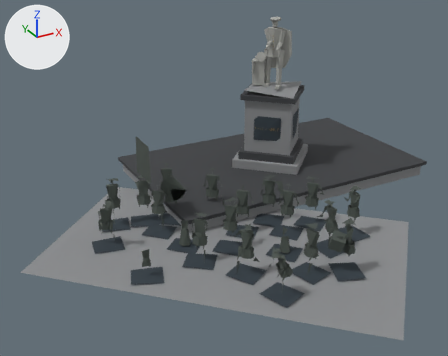
An edit to the glTF model public/canal-drive/models/rembrandtmonument.lod1.glb, drawn before and after from the same camera.
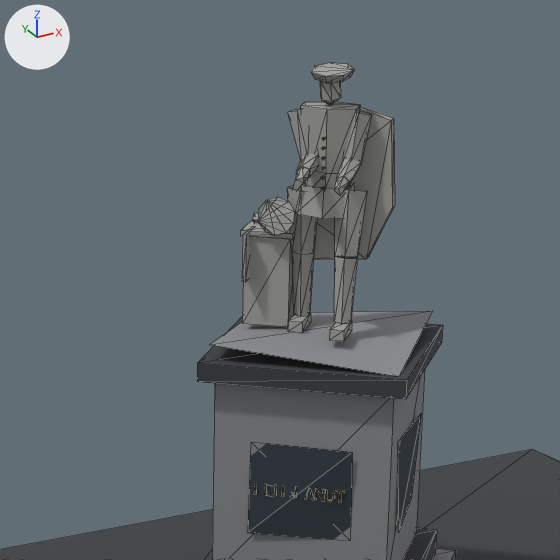
The first picture shows the older version from a 50 mm camera at (-13.7, -20.7, 10.6) aimed at (-4.3, -3.7, 2.1). The close-ups show the older and then the newer version on the part from 42% to 75% of the width and 0% to 41% of the height of that picture. Only the edits that show in the close-ups are written down. Every picture has the same lights, and +X, +Y and +Z are marked at upper left. The close-ups show mesh edges as thin lines. Where no turn or scale is listed for an object, it has been applied to the vertices. Vertices at exactly the same position are counted once.

Before the edit, the objects in view are built like this:
```python
me_rembrandtmonument = bpy.data.meshes.new('rembrandtmonument')
me_rembrandtmonument.from_pydata(...)  # 1663 vertices, 1536 faces; spans x -8.4..8.4, y -7.3..7.3, z -3.3..3.3
# faces by material slot: [44, 36, 104, 327, 102, 923]
me_rembrandtmonument.materials.append(mat_concrete)  # grey #8c8e90
me_rembrandtmonument.materials.append(mat_greybrick)  # dark grey #3d3f42
me_rembrandtmonument.materials.append(mat_dark)  # dark blue #303b43
me_rembrandtmonument.materials.append(mat_bronze)  # grey #a3a49f
me_rembrandtmonument.materials.append(mat_gold)  # yellow #9b8348
me_rembrandtmonument.materials.append(mat_copper)  # dark grey #4a524c
ob_rembrandtmonument = bpy.data.objects.new('rembrandtmonument', me_rembrandtmonument)
ob_rembrandtmonument.location = (-2.796, -3.921, 3.294)
```
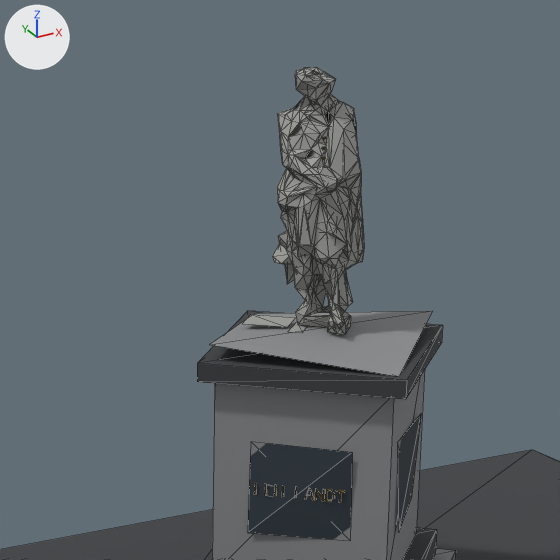
Diff of the bpy script that builds the scene:
```diff
--- a/public/canal-drive/models/rembrandtmonument.lod1.glb.py
+++ b/public/canal-drive/models/rembrandtmonument.lod1.glb.py
@@ me_rembrandtmonument @@
 # used by ob_rembrandtmonument; location = (-2.796, -3.921, 3.294)
-me_rembrandtmonument.from_pydata(...)  # 1663 vertices, 1536 faces; spans x -8.4..8.4, y -7.3..7.3, z -3.3..3.3
+me_rembrandtmonument.from_pydata(...)  # 1965 vertices, 2538 faces; spans x -8.4..8.4, y -7.3..7.3, z -3.3..3.3
+# me_rembrandtmonument part 1: 6 loose pieces with 37 vertices, spanning x -2.5..2.8, y -2.8..4.8, z -2.0..2.4, are deleted
+# me_rembrandtmonument part 2: 30 vertices moved within x 2.2..3.2, y 3.1..4.4, z -1.0..3.3; 136 vertices removed from x 2.0..3.4, y 3.3..4.8, z -1.0..3.3; 468 vertices added at x 2.1..3.3, y 3.1..4.5, z -1.0..3.3
+# other edits to the shape of me_rembrandtmonument do not show in these pictures
 me_rembrandtmonument.materials.append(mat_concrete)
@@ ob_rembrandtmonument @@
 ob_rembrandtmonument = bpy.data.objects.new('rembrandtmonument', me_rembrandtmonument)
-ob_rembrandtmonument.location = (-2.796, -3.921, 3.294)
+ob_rembrandtmonument.location = (-2.796, -3.921, 3.283)
```

What differs and where, as boxes [x1, y1, x2, y2] in the close-ups (560 x 560 px):
'rembrandtmonument', reshaped, moved: before [0, 63, 560, 560]; after [0, 67, 560, 560]
part 1 of me_rembrandtmonument, deleted: before [242, 167, 349, 282]
part 2 of me_rembrandtmonument, reshaped: before [240, 63, 395, 500]; after [273, 67, 364, 500]
